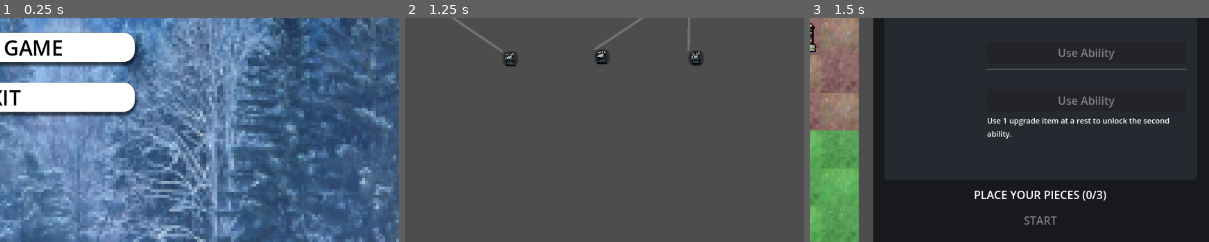
Above: before the commit, frames 1-3 (left to right).
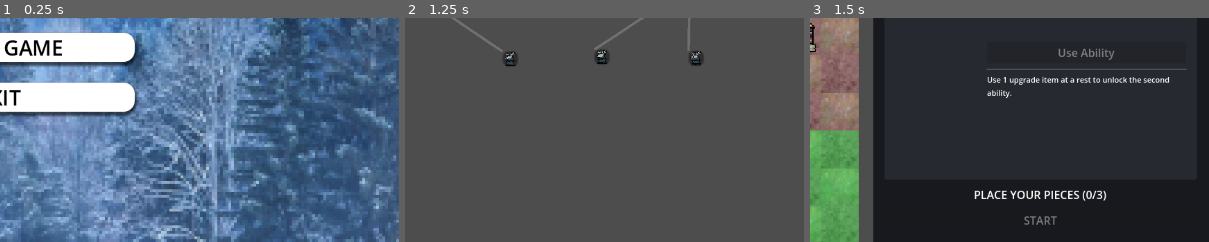
Above: after the commit, the same moments.

Repository: mjura1/gamejam-2025
Game: Godot game, scene res://Scenes/Menu/main_menu.tscn
Same seed, same stepped clock (60 frames per second), same inputs: the game is played once before the commit and once after it.
Inputs (mouse positions are % of the whole screen's width and height, from its top left):
- Up to frame 1 (0.25 s): no input
- Up to frame 2 (1.25 s): click "START GAME" at 0.5 s
- Up to frame 3 (1.5 s): click (27, 59) at 1.25 s
The pictures show only the part of the screen within x 50-100%, y 50-100%; the shares and areas given below are measured in that part.

Frames 1-2 are identical in both runs. In frame 3, 1.9% of the frame differs, in the area x 44-90%, y 26-55%.

Commit message:
Fix ability panel leftover text and pause menu z-order
- battle_ui: Ability2Header/Desc/Button were separate siblings, so hiding
  just the header on deselect left the description and button from the
  last-shown piece visible. Wrapped them in one Ability2Body container so
  a single visibility toggle covers all three.
- GameFlow: PauseMenuLayer's CanvasLayer had no explicit layer (default 1),
  same as BattleUI's - since BattleUI is added to the tree later, it drew
  on top of the pause menu. Pin PauseMenuLayer to layer 10.

Diff:
--- a/team-berry-game/Scenes/Battle/battle_ui.tscn
+++ b/team-berry-game/Scenes/Battle/battle_ui.tscn
@@ -196,29 +196,33 @@
 [node name="HSep2" type="HSeparator" parent="Root/SidePanel/Margin/VBox/DetailPanel/DetailMargin/DetailHBox/DetailVBox"]
 layout_mode = 2
 
-[node name="Ability2Header" type="HBoxContainer" parent="Root/SidePanel/Margin/VBox/DetailPanel/DetailMargin/DetailHBox/DetailVBox"]
-unique_name_in_owner = true
-layout_mode = 2
-
-[node name="Ability2Name" type="Label" parent="Root/SidePanel/Margin/VBox/DetailPanel/DetailMargin/DetailHBox/DetailVBox/Ability2Header"]
+[node name="Ability2Body" type="VBoxContainer" parent="Root/SidePanel/Margin/VBox/DetailPanel/DetailMargin/DetailHBox/DetailVBox"]
+unique_name_in_owner = true
+layout_mode = 2
+theme_override_constants/separation = 6
+
+[node name="Ability2Header" type="HBoxContainer" parent="Root/SidePanel/Margin/VBox/DetailPanel/DetailMargin/DetailHBox/DetailVBox/Ability2Body"]
+layout_mode = 2
+
+[node name="Ability2Name" type="Label" parent="Root/SidePanel/Margin/VBox/DetailPanel/DetailMargin/DetailHBox/DetailVBox/Ability2Body/Ability2Header"]
 unique_name_in_owner = true
 layout_mode = 2
 size_flags_horizontal = 3
 text = "-"
 
-[node name="Ability2Uses" type="Label" parent="Root/SidePanel/Margin/VBox/DetailPanel/DetailMargin/DetailHBox/DetailVBox/Ability2Header"]
-unique_name_in_owner = true
-layout_mode = 2
-text = ""
-
-[node name="Ability2Desc" type="Label" parent="Root/SidePanel/Margin/VBox/DetailPanel/DetailMargin/DetailHBox/DetailVBox"]
+[node name="Ability2Uses" type="Label" parent="Root/SidePanel/Margin/VBox/DetailPanel/DetailMargin/DetailHBox/DetailVBox/Ability2Body/Ability2Header"]
+unique_name_in_owner = true
+layout_mode = 2
+text = ""
+
+[node name="Ability2Desc" type="Label" parent="Root/SidePanel/Margin/VBox/DetailPanel/DetailMargin/DetailHBox/DetailVBox/Ability2Body"]
 unique_name_in_owner = true
 layout_mode = 2
 theme_override_font_sizes/font_size = 11
 text = ""
 autowrap_mode = 3
 
-[node name="Ability2Button" type="Button" parent="Root/SidePanel/Margin/VBox/DetailPanel/DetailMargin/DetailHBox/DetailVBox"]
+[node name="Ability2Button" type="Button" parent="Root/SidePanel/Margin/VBox/DetailPanel/DetailMargin/DetailHBox/DetailVBox/Ability2Body"]
 unique_name_in_owner = true
 layout_mode = 2
 disabled = true
--- a/team-berry-game/Scripts/Battle/battle_ui.gd
+++ b/team-berry-game/Scripts/Battle/battle_ui.gd
@@ -31,7 +31,7 @@
 @onready var ability2_uses: Label = %Ability2Uses
 @onready var ability2_desc: Label = %Ability2Desc
 @onready var ability2_button: Button = %Ability2Button
-@onready var ability2_header: HBoxContainer = %Ability2Header
+@onready var ability2_body: VBoxContainer = %Ability2Body
 @onready var ability2_locked: Label = %Ability2Locked
 @onready var turn_label: Label = %TurnLabel
 @onready var action_button: Button = %ActionButton
@@ -435,7 +435,7 @@
 	ability1_uses.text = ""
 	ability1_desc.text = ""
 	ability1_button.disabled = true
-	ability2_header.visible = false
+	ability2_body.visible = false
 	ability2_locked.visible = true
 	ability2_locked.text = "Use 1 upgrade item at a rest to unlock the second ability."
 
@@ -458,14 +458,14 @@
 
 	if character.has_ability_upgrade:
 		var info2 := character.get_ability_info(2)
-		ability2_header.visible = true
+		ability2_body.visible = true
 		ability2_locked.visible = false
 		ability2_name.text = info2.get("name", "-")
 		ability2_uses.text = "%d/%d" % [info2.get("uses_remaining", 0), info2.get("uses_max", 0)]
 		ability2_desc.text = info2.get("desc", "")
 		ability2_button.disabled = not (can_use_now and info2.get("uses_remaining", 0) > 0)
 	else:
-		ability2_header.visible = false
+		ability2_body.visible = false
 		ability2_locked.visible = true
 		ability2_locked.text = "Use 1 upgrade item at a rest to unlock the second ability."
 
--- a/team-berry-game/Scripts/Map/GameFlow.gd
+++ b/team-berry-game/Scripts/Map/GameFlow.gd
@@ -30,6 +30,12 @@
 	pause_menu_instance = PAUSE_MENU_SCENE.instantiate()
 	pause_menu_layer = CanvasLayer.new()
 	pause_menu_layer.name = "PauseMenuLayer"
+	# CanvasLayers draw in ascending "layer" order (ties break by tree add
+	# order). PauseMenuLayer is created once here at boot, before any
+	# gameplay CanvasLayer (e.g. BattleUI) exists - without an explicit
+	# layer it defaults to 1, same as those, so it lost the tie and rendered
+	# underneath them. Force it above anything gameplay adds later.
+	pause_menu_layer.layer = 10
 	pause_menu_layer.add_child(pause_menu_instance)
 	get_tree().root.call_deferred("add_child", pause_menu_layer)
 
